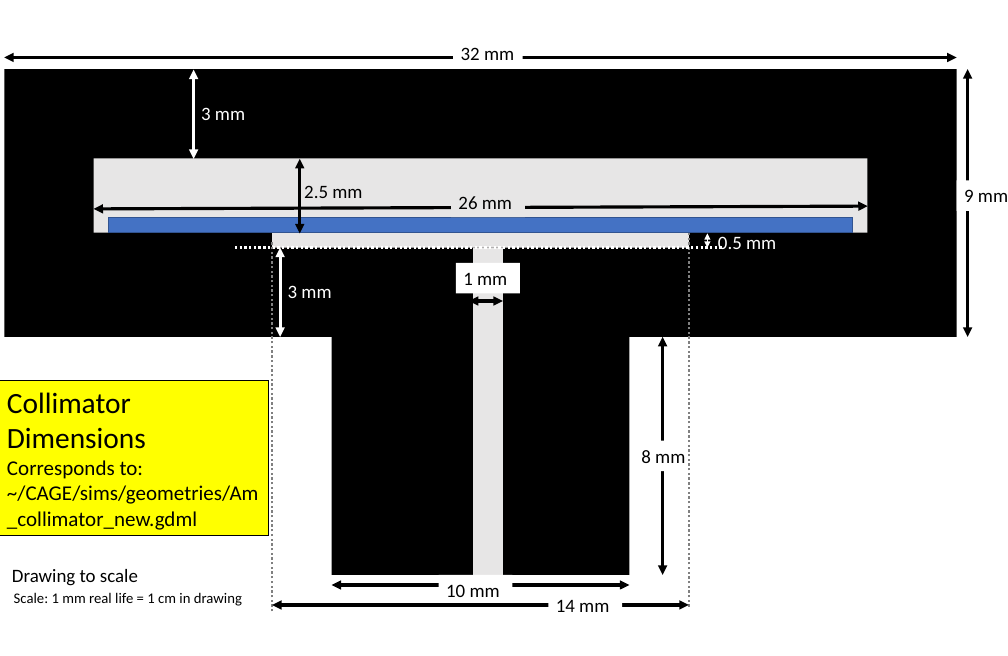
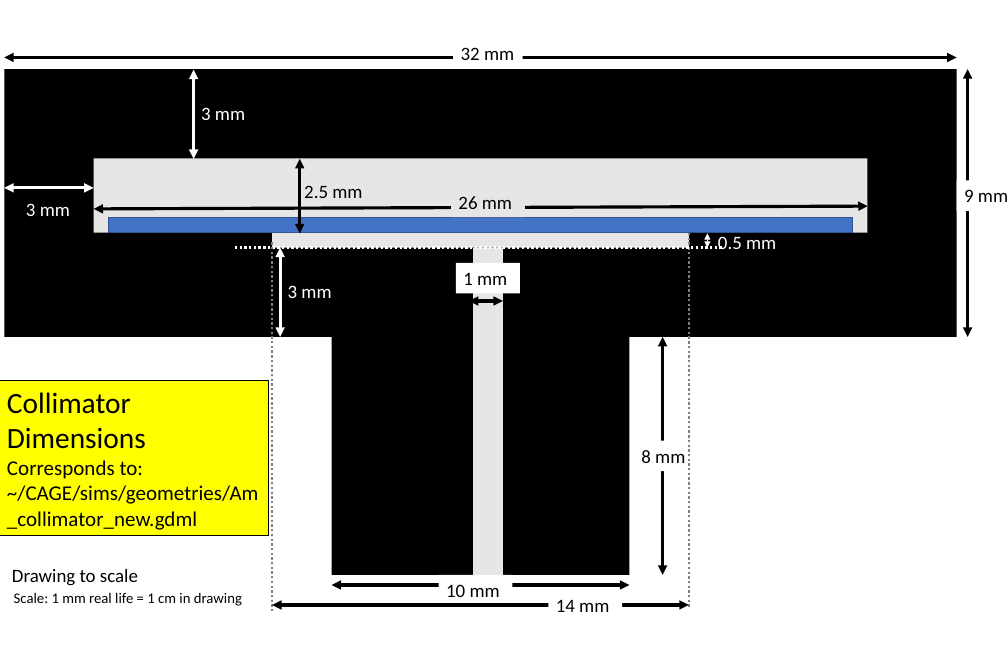
Before and after one commit to legend-exp/CAGE, a slide deck: slide 1 of drawings/collimator.pptx. Drawn at 1008x656 pixels with LibreOffice and Linux fonts; fonts in the diff are those of the drawing. Boxes give left, top, right and bottom in pixels: in the first picture for what was removed or moved away, otherwise in the second. Text is boxed around its words. In the diff, an @@ line names an element or a change of style, - is before the commit and + after.

```diff
--- a/drawings/collimator.pptx
+++ b/drawings/collimator.pptx
@@ double arrow added from (94, 188) to (5, 188), #FFFFFF 3 pt @@
@@ text added at <box>26,203,70,216</box>, 18 pt, text #FFFFFF @@
+3 mm
```
Also in this commit, not shown: 1 slide added.
